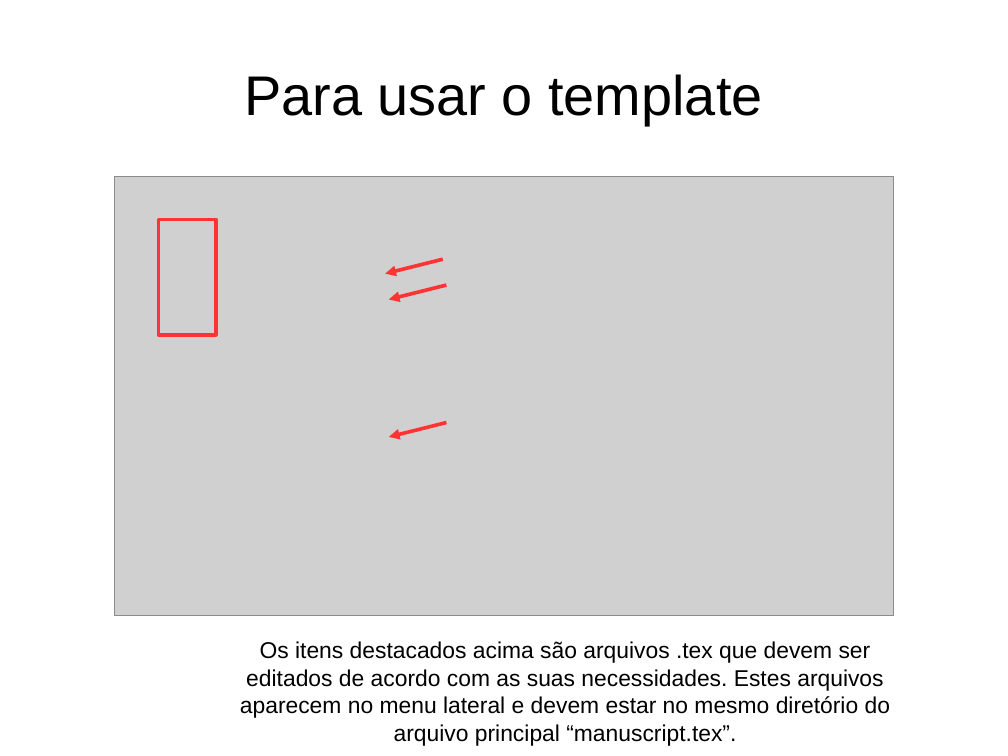
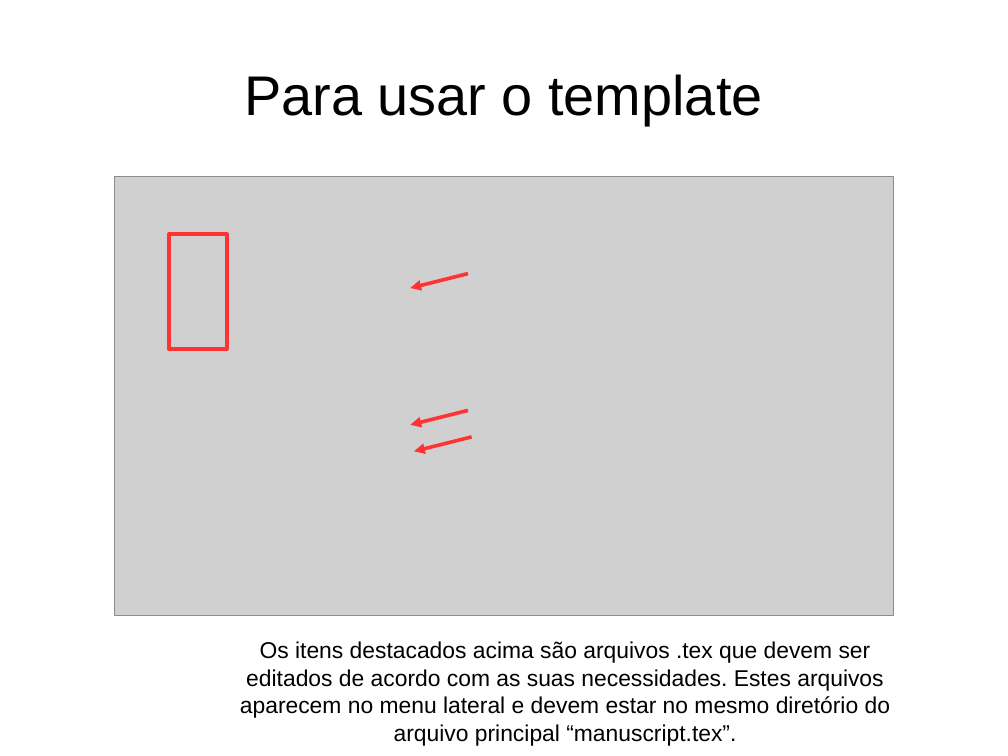
Before and after one commit to birocoles/Templates-geofisica-ON, a slide deck: slide 10 of Tutorial/tutorial_basico.odp (slide 13 before the commit). Drawn at 1008x756 pixels with LibreOffice and Linux fonts; fonts in the diff are those of the drawing; grey boxes stand for pictures. Boxes give left, top, right and bottom in pixels: in the first picture for what was removed or moved away, otherwise in the second. Text is boxed around its words. In the diff, an @@ line names an element or a change of style, - is before the commit and + after.

```diff
--- a/Tutorial/tutorial_basico.odp
+++ b/Tutorial/tutorial_basico.odp
@@ rectangle: place and size @@
-rectangle at (158, 220, 216, 335)
+rectangle at (169, 234, 227, 349)
@@ arrow moved from (446, 285) - (389, 299) to (468, 273) - (411, 288) @@
@@ arrow moved from (446, 423) - (389, 437) to (468, 411) - (411, 425) @@
@@ arrow moved from (443, 259) - (385, 273) to (472, 437) - (414, 452) @@
```
Also in this commit, not shown: 11 other slides changed, 1 slide added, 3 slides removed, 3 other files.
